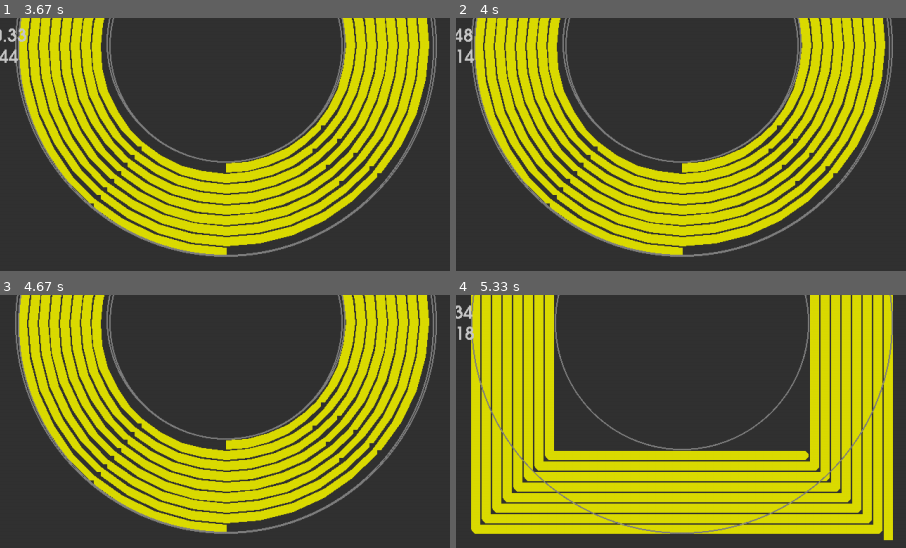
Above: before the commit, frames 1-4 (two rows, left to right).
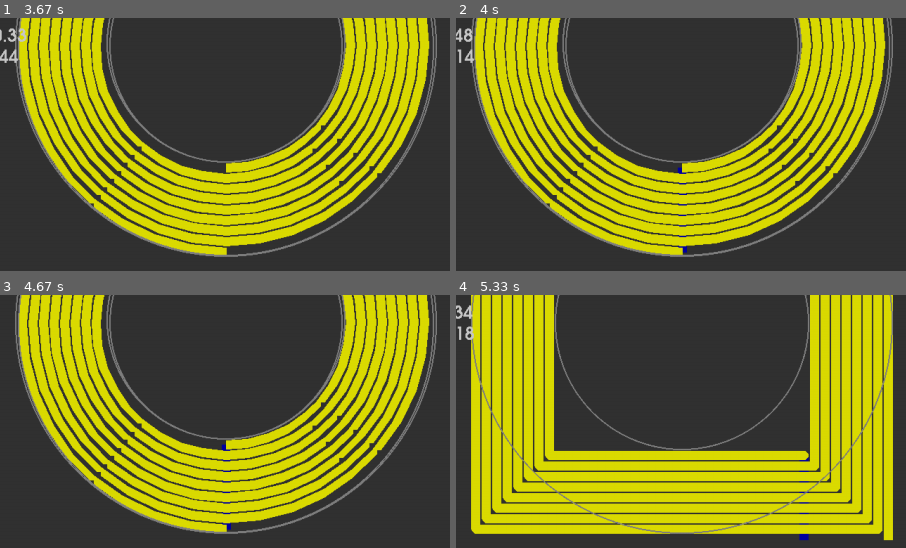
Above: after the commit, the same moments.

Repository: nm-z/Coilgen-V3
Game: pygame game, started from PCBcoilV1.py
The game is run twice, just before and just after one commit, with the same random seed, the same clock (stepped at 60 frames per second) and the same inputs.
Inputs (mouse positions are % of the whole screen's width and height, from its top left):
- Up to frame 1 (3.67 s): tap T at 0.33 s; tap Space at 0.67, 1.67 s; click (19, 35) at 1.05 s; tap . at 1.33 s; tap G at 2 s; tap - at 3.33 s
- Up to frame 2 (4 s): tap K at 3.67 s
- Up to frame 3 (4.67 s): tap T at 4, 4.4 s; move the mouse to (81, 65) at 4.37 s
- Up to frame 4 (5.33 s): tap T at 4.7, 5.32 s; tap 0 at 4.83 s; move the mouse to (44, 37) at 5.2 s; tap Space at 5.23 s
The pictures show only the part of the screen within x 25-75%, y 44-94%; the shares and areas given below are measured in that part.

Frame 1 is identical in both runs. In frame 2, 0.2% of the frame differs, in the area x 49-52%, y 58-93%; in frame 3, 0.2%; in frame 4, 0.2%, in the area x 76-79%, y 64-97%.

Commit message:
commit from VScode test

Diff:
--- a/PCBcoilV1.py
+++ b/PCBcoilV1.py
@@ -1,6 +1,5 @@
 """
-this code is intended for generating (and visualizing) PCB coils (a.k.a. planar inductors)
-I strive to generate a multilayer coil
+this code is intended for generating (and visualizing) PCB coils (a.k.a. planar inductors), with 1 or more layers
 this code can (currently) only produce coils with an equal width and height (one diameter parameter)
 
 in the making of this code, i used these papers:
@@ -20,6 +19,7 @@
 
 TODO list:
  - research ways of importing the results into PCB design software
+ - improve pygame rendering (pygame struggles to draw thick lines like i want and the circle aren't helping much)
  - add an auto-optimizer (given a few limits (diameter, clearance, layers, layerSpacing) and targets (inductance, resistance, layers?), find the optimim coil design (minimizing for number of layers, resistance, etc.))
  - find a way to model rectangular/oval coils (non-square)
 """
--- a/pygameRenderer.py
+++ b/pygameRenderer.py
@@ -348,8 +348,8 @@
         smoothCorners = (True if isinstance(coilToDraw.shape.stepsPerTurn, int) else False) # only smooth corners for squares
         lineWidthPixels = int(coilToDraw.traceWidth * self.sizeScale)
         layerAdjust: Callable[[tuple[float,float],int], tuple[float,float]] = lambda pos, currentLayer : ((-1 if ((currentLayer%2)!=0) else 1) * pos[0], pos[1] + coilToDraw.diam*currentLayer) # mirror odd layers
-        # if((coilToDraw.layers%2)!=0): # only in case of an un-even number of layers
-        #     pygame.draw.line(self.windowHandler.window, self.layerColors[1], self.realToPixelPos((lineList[-1][0], lineList[0][1])), self.realToPixelPos(lineList[-1]), lineWidthPixels) # draw return line first
+        if((coilToDraw.layers%2)!=0): # only in case of an un-even number of layers
+            pygame.draw.line(self.windowHandler.window, self.layerColors[1], self.realToPixelPos((lineList[-1][0], lineList[0][1])), self.realToPixelPos(lineList[-1]), lineWidthPixels) # draw return line first
         for layerItt in range(coilToDraw.layers):
             currentLayer = coilToDraw.layers-1-layerItt;  currentLayerColor = self.layerColors[currentLayer % len(self.layerColors)] # draw layers back to front
             for i in range(len(lineList)-1):
Not shown, added: .gitignore
